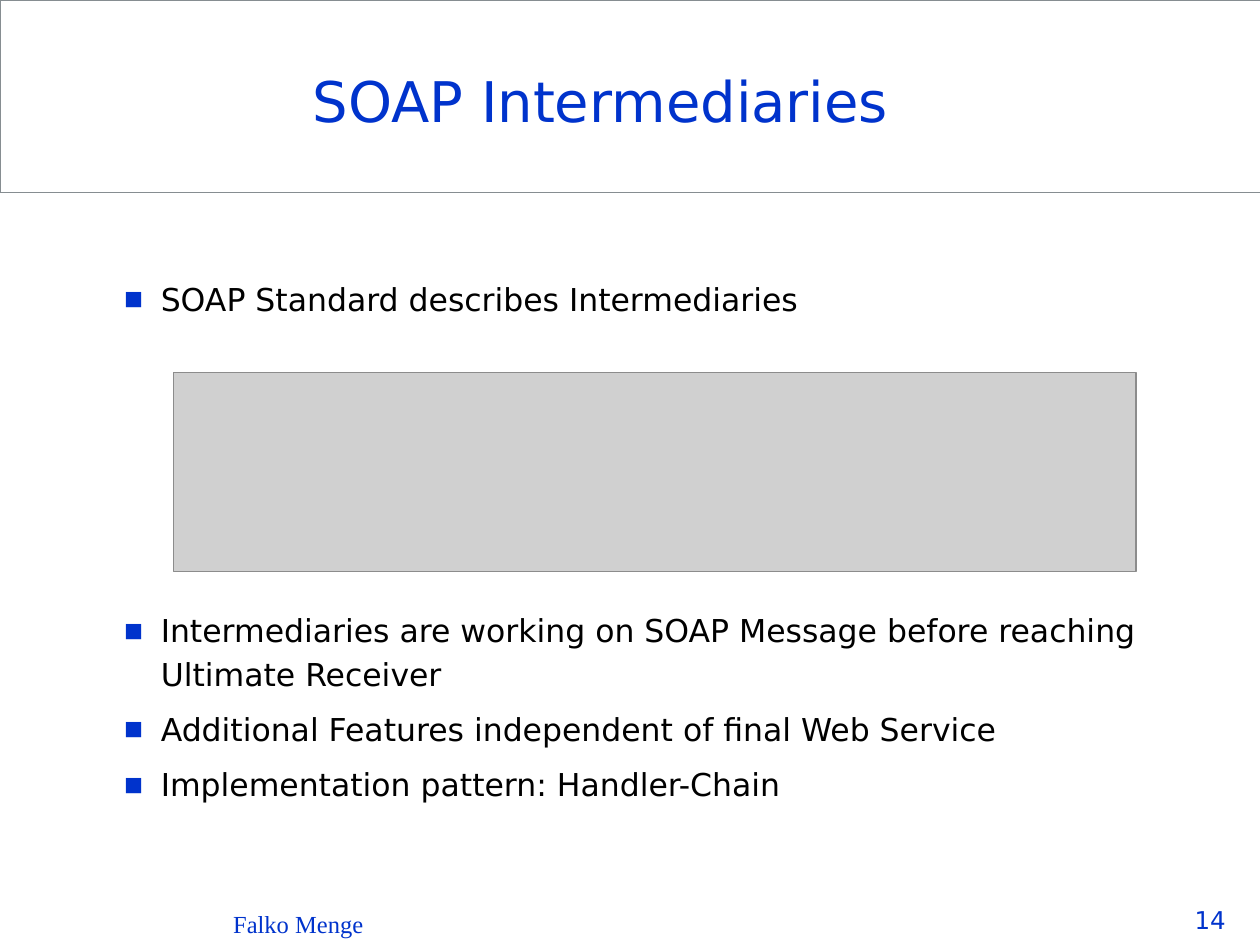
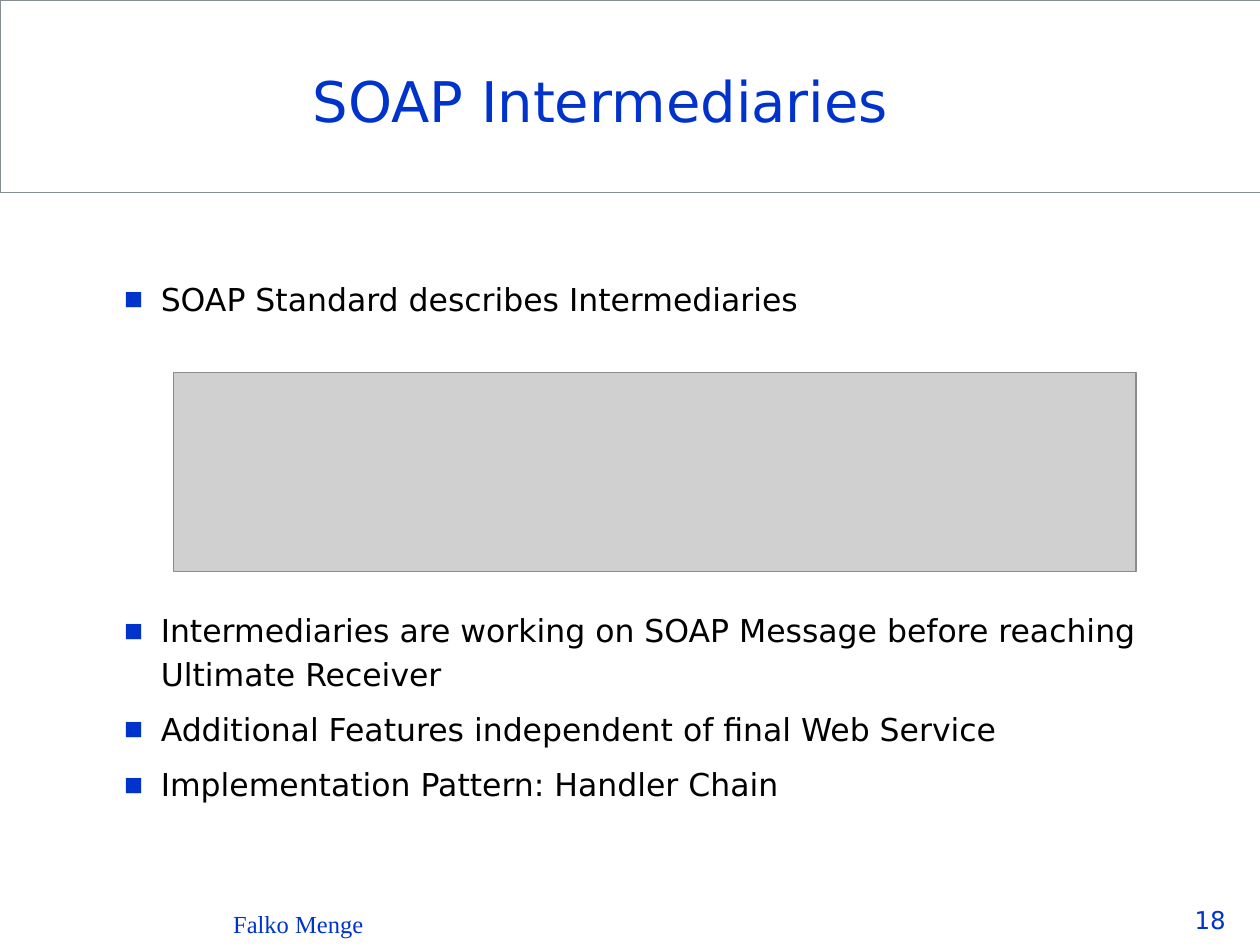
Before and after one commit to Seb35/InstantSVC, a slide deck: slide 18 of doc/presentations/InstantSVC - The PHP Web Service Builder.ppt (slide 14 before the commit). Drawn at 1260x945 pixels with LibreOffice and Linux fonts; fonts in the diff are those of the drawing; grey boxes stand for pictures; background and template pictures are left out. Boxes give left, top, right and bottom in pixels: in the first picture for what was removed or moved away, otherwise in the second. Text is boxed around its words. In the diff, an @@ line names an element or a change of style, - is before the commit and + after.

```diff
--- a/doc/presentations/InstantSVC - The PHP Web Service Builder.ppt
+++ b/doc/presentations/InstantSVC - The PHP Web Service Builder.ppt
@@ text at [161,772,778,803]: text changed @@
-  ■ Implementation pattern: Handler-Chain
+  ■ Implementation Pattern: Handler Chain
@@ page number at [1195,910,1226,930]: text changed @@
-14
+18
```
Also in this commit, not shown: 21 other slides changed, 8 slides added.
